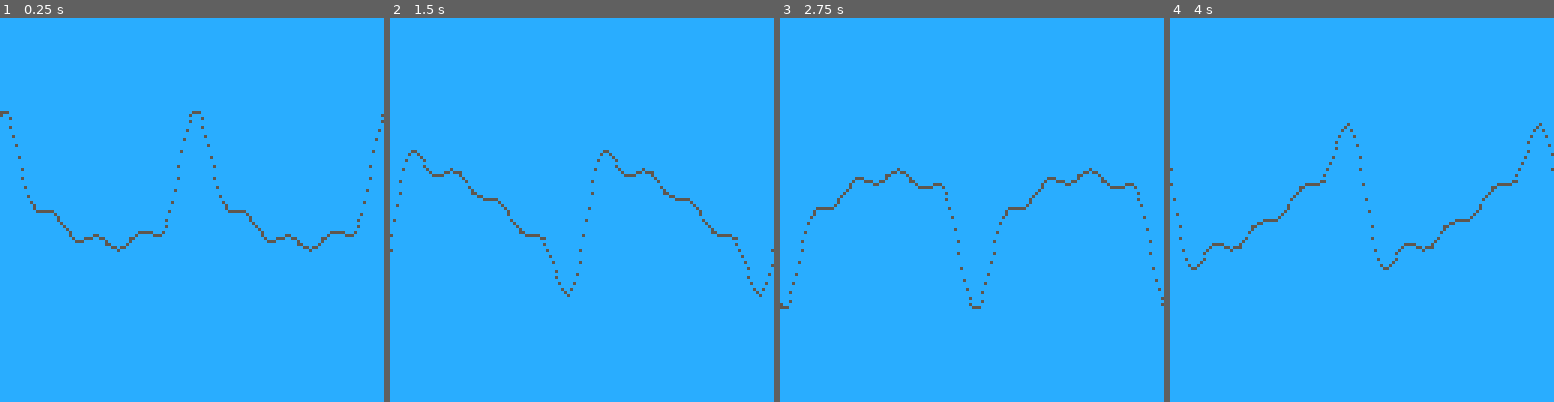
Above: before the commit, frames 1-4 (left to right).
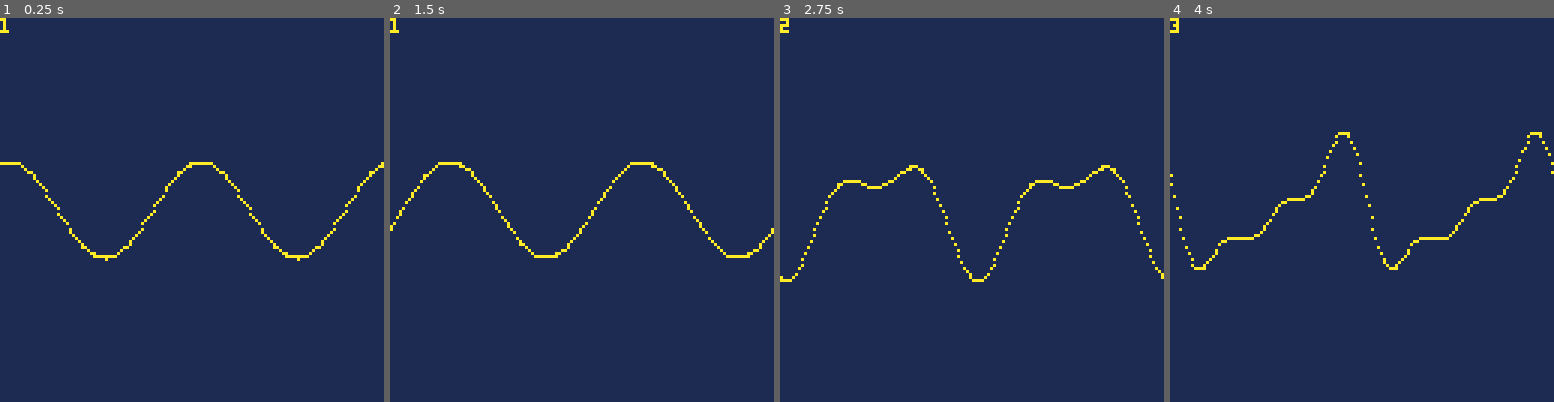
Above: after the commit, the same moments.

Repository: 0x4D5352/mussar.p8
Game: PICO-8 cartridge oscilloscope.p8
Same seed, same stepped clock (60 frames per second), same inputs: the game is played once before the commit and once after it.
Inputs:
- Up to frame 1 (0.25 s): no input
- Up to frame 2 (1.5 s): no input
- Up to frame 3 (2.75 s): no input
- Up to frame 4 (4 s): no input

The runs differ from the first frame. In frame 1, 100% of the frame differs, in the area x 0-100%, y 0-100%; in frame 2, 100%; in frame 3, 100%; in frame 4, 100%.

Commit message:
refactor

Diff:
--- a/oscilloscope.p8
+++ b/oscilloscope.p8
@@ -3,44 +3,47 @@
 __lua__
 --globals
 function _init()
-	a=4
+	a=1
 	r = 64
 	frequency = r
-	scalar = r/a
 	vertical = r / 1
 	horizontal = r * 0.0125
 	turbidity = 0
 	-- offset = 128 - r
 	offset = 0
-	g = flr(rnd(16))
+	-- g = flr(rnd(16))
+	g = 10
 end
 
-function fourier(n,c)
-	--local f_color = flr(rnd(15))+1
-	local phase = sin(t())
-	for y = -(r/2),(r/2),vertical do
-		cls(g+7)
-		--local y_color = flr(rnd(15))+1
-		for x = -r,r,horizontal do
-			--local x_color = flr(rnd(15))+1
-			local sum = 0
-			local noise = rnd() * turbidity
-			for i = 0, n do
-				--local i_color = flr(rnd(15))+1
-				if (rnd() >= 0.5) noise *= -1
-				local val = (sin((i*x)/frequency-t())/i)*scalar
-				sum += val
-			end
-			local x_pos = (r + x + noise)
-			local y_pos = (r/2)+y-sum+noise
-			pset(x_pos, y_pos, c)
-		end
+function fourier(n,x,y)
+	--local x_color = flr(rnd(15))+1
+	local sum = 0
+	local noise = rnd() * turbidity
+	for i = 0, n do
+		--local i_color = flr(rnd(15))+1
+		if (rnd() >= 0.5) noise *= -1
+		local val = (sin((i*x)/frequency-t())/i)*y/2
+		sum += val
 	end
+	local x_pos = (r + x + noise)
+	local y_pos = (r/2)+y-sum+noise
+	return {x=x_pos,y=y_pos}
 end
 
 function _draw()
 	-- local c = flr(rnd(15))+1
-	fourier(a,g)
+	--local f_color = flr(rnd(15))+1
+	if t()%2 == 0 then a += 1 end
+	if a >= 20 then a = 1 end
+	for y = -(r/2),(r/2),vertical do
+		cls(g+7)
+		print(a)
+		--local y_color = flr(rnd(15))+1
+		for x = -r,r,horizontal do
+			local res = fourier(a,x,y)
+			pset(res['x'], res['y'], g)
+		end
+	end
 end
 __gfx__
 00000000000000000000000000000000000000000000000000000000000000000000000000000000000000000000000000000000000000000000000000000000
